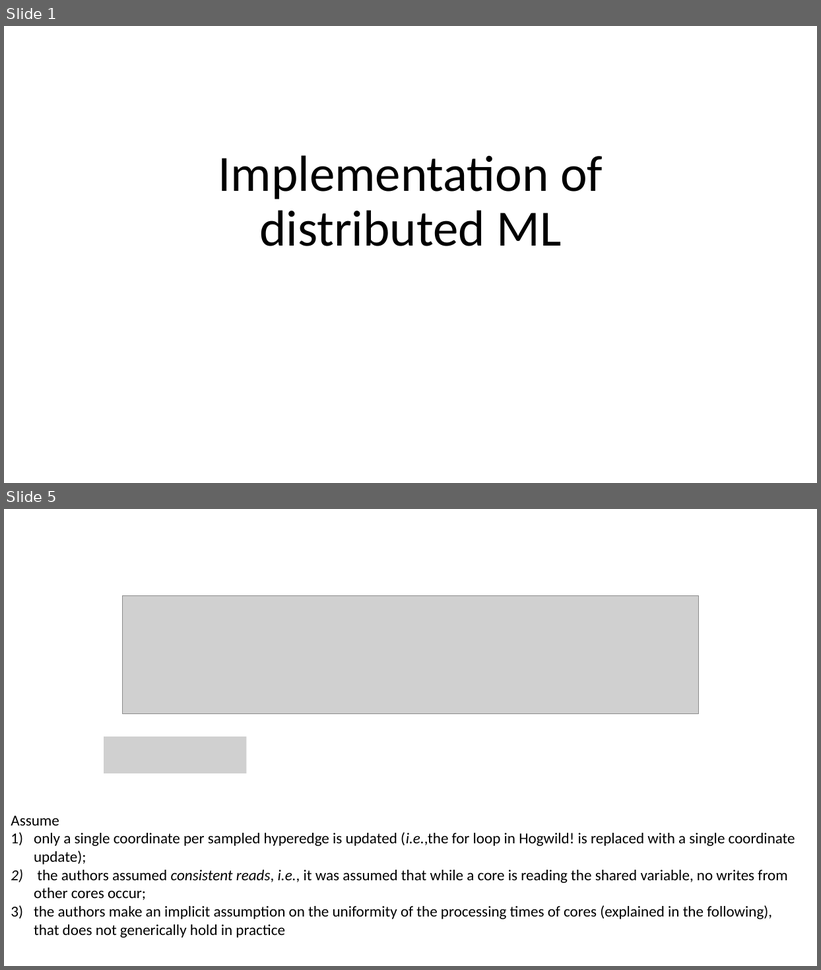
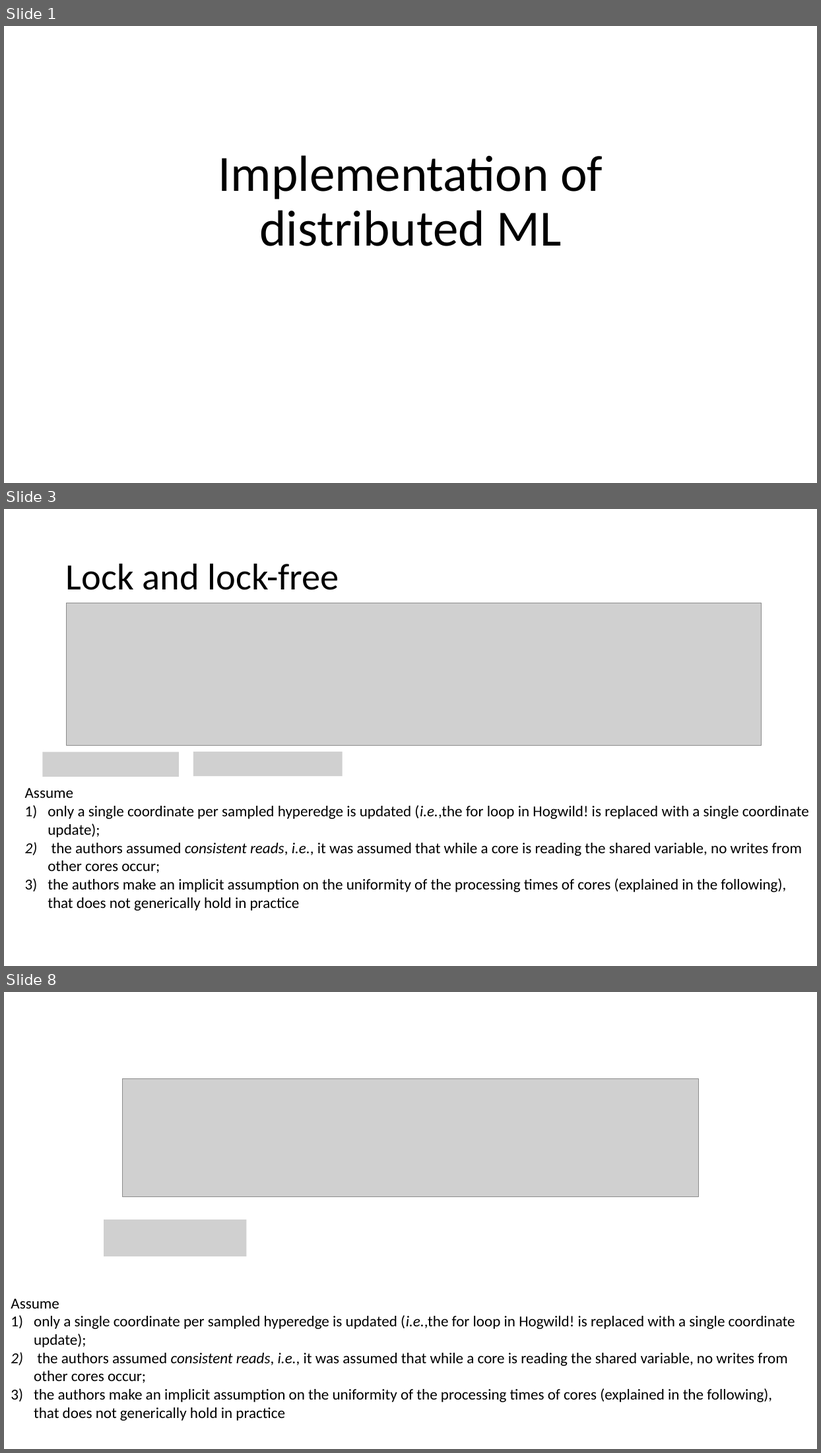
Before and after one commit to xfdywy/Optimization, a slide deck: distributed ML implementation.pptx. Shown one above the other, each under a label of ours: slides 1 and 5 before the commit, slides 1, 3 and 8 after it; the slides between them are not shown. The pictures are 821x970 and 821x1453 pixels, drawn with LibreOffice and Linux fonts; fonts in the diff are those of the drawing; grey boxes stand for pictures. Boxes give left, top, right and bottom in pixels: in the first picture for what was removed or moved away, otherwise in the second. Text is boxed around its words. In the diff, an @@ line names an element or a change of style, - is before the commit and + after.

```diff
--- a/distributed ML implementation.pptx
+++ b/distributed ML implementation.pptx
@@ slide 3 added at [4, 509, 817, 966], background #FFFFFF @@
@@ title added at [66, 563, 339, 590], 44 pt, text #000000 @@
+Lock and lock-free
@@ picture added at [67, 603, 762, 747] @@
@@ picture added at [42, 753, 179, 777] @@
@@ picture added at [193, 752, 342, 776] @@
@@ text added at [25, 788, 809, 911], 18 pt, text #000000 @@
+Assume
+1) only a single coordinate per sampled hyperedge is updated (i.e.,the for loop in Hogwild! is replaced with a single coordinate update);
+2) the authors assumed consistent reads, i.e., it was assumed that while a core is reading the shared variable, no writes from other cores occur;
+3) the authors make an implicit assumption on the uniformity of the processing times of cores (explained in the following), that does not generically hold in practice
@@ what was slide 5 is now slide 8 @@
```
Also in this commit, not shown: 2 slides changed, 6 other slides added, 1 slide removed, 3 other files.
